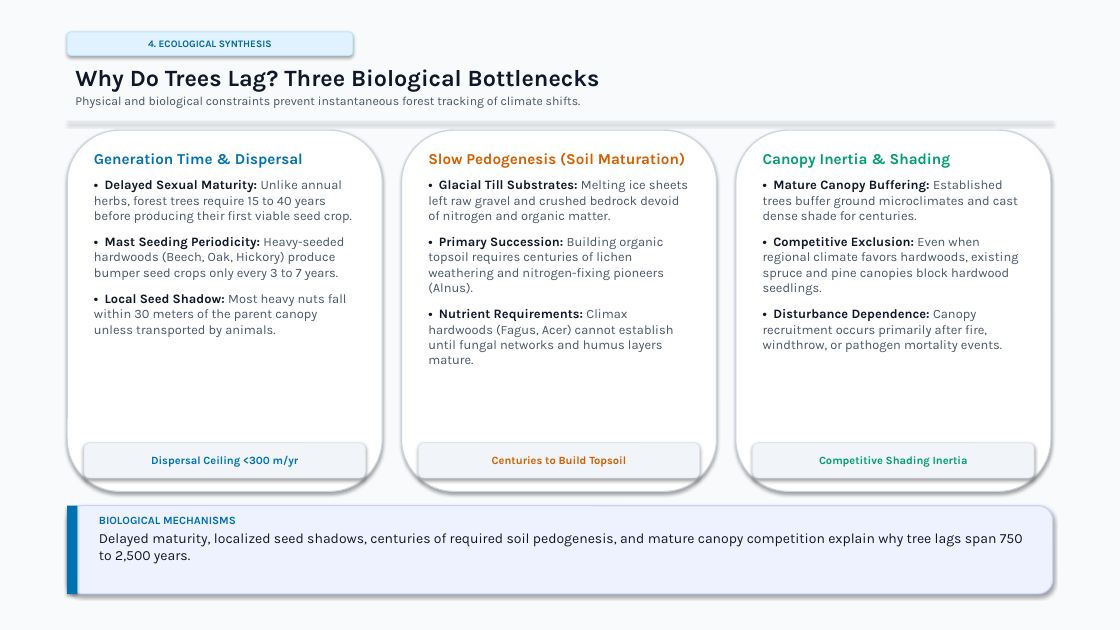
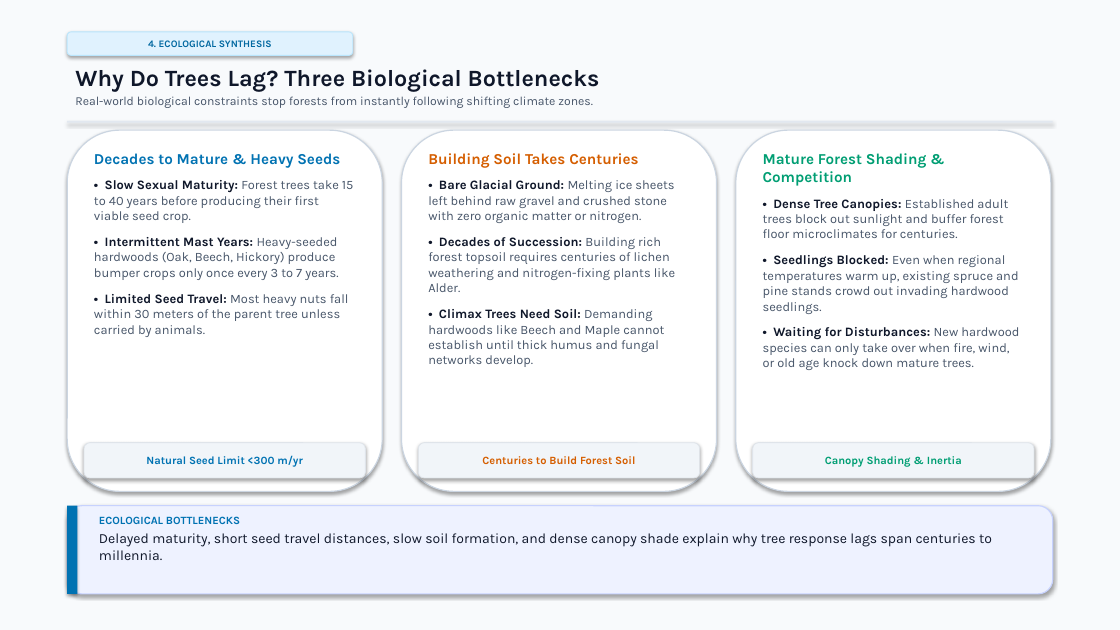
Before and after one commit to vivek-r-2000/EST-Project, a slide deck: slide 17 of TBD2_Final_Project_Presentation_unslopped.pptx. Drawn at 1120x630 pixels with LibreOffice and Linux fonts; fonts in the diff are those of the drawing. Boxes give left, top, right and bottom in pixels: in the first picture for what was removed or moved away, otherwise in the second. Text is boxed around its words. In the diff, an @@ line names an element or a change of style, - is before the commit and + after.

```diff
--- a/TBD2_Final_Project_Presentation_unslopped.pptx
+++ b/TBD2_Final_Project_Presentation_unslopped.pptx
@@ text at [75,96,593,108]: text changed @@
-Physical and biological constraints prevent instantaneous forest tracking of climate shifts.
+Real-world biological constraints stop forests from instantly following shifting climate zones.
@@ text at [94,153,353,337]: text changed @@
-Generation Time & Dispersal
-• Delayed Sexual Maturity: Unlike annual herbs, forest trees require 15 to 40 years before producing their first viable seed crop.
-• Mast Seeding Periodicity: Heavy-seeded hardwoods (Beech, Oak, Hickory) produce bumper seed crops only every 3 to 7 years.
-• Local Seed Shadow: Most heavy nuts fall within 30 meters of the parent canopy unless transported by animals.
+Decades to Mature & Heavy Seeds
+• Slow Sexual Maturity: Forest trees take 15 to 40 years before producing their first viable seed crop.
+• Intermittent Mast Years: Heavy-seeded hardwoods (Oak, Beech, Hickory) produce bumper crops only once every 3 to 7 years.
+• Limited Seed Travel: Most heavy nuts fall within 30 meters of the parent tree unless carried by animals.
@@ text at [428,153,675,367]: text changed @@
-Slow Pedogenesis (Soil Maturation)
-• Glacial Till Substrates: Melting ice sheets left raw gravel and crushed bedrock devoid of nitrogen and organic matter.
-• Primary Succession: Building organic topsoil requires centuries of lichen weathering and nitrogen-fixing pioneers (Alnus).
-• Nutrient Requirements: Climax hardwoods (Fagus, Acer) cannot establish until fungal networks and humus layers mature.
+Building Soil Takes Centuries
+• Bare Glacial Ground: Melting ice sheets left behind raw gravel and crushed stone with zero organic matter or nitrogen.
+• Decades of Succession: Building rich forest topsoil requires centuries of lichen weathering and nitrogen-fixing plants like Alder.
+• Climax Trees Need Soil: Demanding hardwoods like Beech and Maple cannot establish until thick humus and fungal networks develop.
@@ text at [763,153,1019,370]: text changed @@
-Canopy Inertia & Shading
-• Mature Canopy Buffering: Established trees buffer ground microclimates and cast dense shade for centuries.
-• Competitive Exclusion: Even when regional climate favors hardwoods, existing spruce and pine canopies block hardwood seedlings.
-• Disturbance Dependence: Canopy recruitment occurs primarily after fire, windthrow, or pathogen mortality events.
+Mature Forest Shading & Competition
+• Dense Tree Canopies: Established adult trees block out sunlight and buffer forest floor microclimates for centuries.
+• Seedlings Blocked: Even when regional temperatures warm up, existing spruce and pine stands crowd out invading hardwood seedlings.
+• Waiting for Disturbances: New hardwood species can only take over when fire, wind, or old age knock down mature trees.
@@ text in rounded rectangle at [146,455,303,467]: text changed @@
-Dispersal Ceiling <300 m/yr
+Natural Seed Limit <300 m/yr
@@ text in rounded rectangle at [482,456,635,464]: text changed @@
-Centuries to Build Topsoil
+Centuries to Build Forest Soil
@@ text in rounded rectangle at [825,456,962,467]: text changed @@
-Competitive Shading Inertia
+Canopy Shading & Inertia
@@ text at [99,516,992,560]: text changed @@
-BIOLOGICAL MECHANISMS
-Delayed maturity, localized seed shadows, centuries of required soil pedogenesis, and mature canopy competition explain why tree lags span 750 to 2,500 years.
+ECOLOGICAL BOTTLENECKS
+Delayed maturity, short seed travel distances, slow soil formation, and dense canopy shade explain why tree response lags span centuries to millennia.
```
Also in this commit, not shown: 21 other slides changed, 1 other file.
